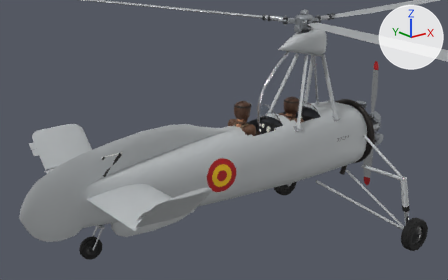
The Blender file blender/cierva_c30a.blend, before and after one commit.
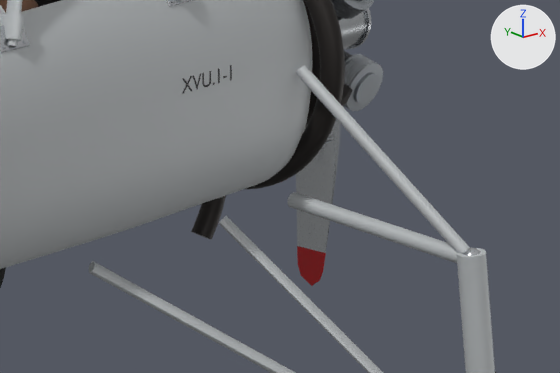
The first picture shows the older version from a camera (50 mm lens) standing at (-6.38, -6.15, 2.83) and looking at (-1.35, 0.14, 0.31). The close-ups show the older and then the newer version on the part from 66% to 95% of the width and 43% to 73% of the height of that picture. Only the edits that show in the close-ups are written down. The lights are fixed; the arrows at upper right show +X, +Y and +Z.

Script lines for the objects in view, before the commit:
```python
me_airframe = bpy.data.meshes.new('airframe')
me_airframe.from_pydata(...)  # 32276 vertices, 31873 faces; spans x -4.28..1.61, y -1.53..1.53, z -1.29..1.72
me_airframe.materials.append(mat_paint_white)  # light grey #bcc0c2
me_airframe.materials.append(mat_interior)  # dark grey #3c4046
me_airframe.materials.append(mat_seat)  # brown #3b2618
me_airframe.materials.append(mat_panel)  # black #0e0f10
me_airframe.materials.append(mat_metal_frame)  # light grey #c9ccd0
me_airframe.materials.append(mat_gauge_face)  # white #e9e6da
me_airframe.materials.append(mat_paint_dark)  # black #121314
me_airframe.materials.append(mat_rubber)  # black #141414
me_airframe.materials.append(mat_btn_black)  # black #0c0d0f
me_airframe.materials.append(mat_engine)  # grey #9ea3a8
me_airframe.materials.append(mat_engine_dark)  # dark grey #3a3d41
me_airframe.materials.append(mat_exhaust)  # black #2b2725
me_airframe.materials.append(mat_paint_accent)  # red #b5161b
me_airframe.materials.append(mat_roundel_yellow)  # yellow #f1bf00
me_airframe.materials.append(mat_flash_white)  # white #f2f2ee
me_prop = bpy.data.meshes.new('prop')
me_prop.from_pydata(...)  # 749 vertices, 824 faces; spans x -0.11..0.12, y -0.12..0.12, z -1.07..1.07
me_prop.polygons.foreach_set('use_smooth', [True] * 824)
# faces by material slot: [422, 126, 228, 48]
me_prop.materials.append(mat_prop_metal)  # light grey #c4c8cb
me_prop.materials.append(mat_paint_accent)  # red #b5161b
me_prop.materials.append(mat_metal_frame)  # light grey #c9ccd0
me_prop.materials.append(mat_engine_dark)  # dark grey #3a3d41
ob_airframe = bpy.data.objects.new('airframe', me_airframe)
ob_airframe.location = (0.0, 0.0, 0.0)
ob_prop = bpy.data.objects.new('prop', me_prop)
ob_prop.location = (1.63, 0.0, 0.02)
```
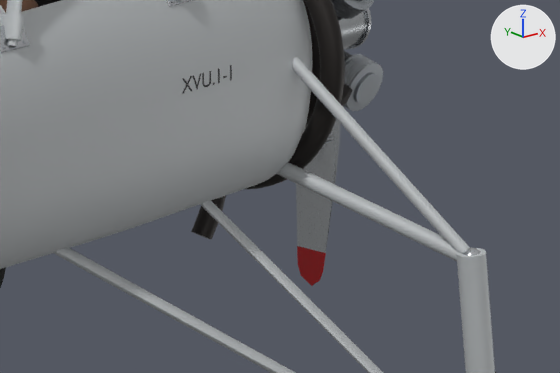
The change, as a diff of the scene's bpy script:
```diff
--- a/blender/cierva_c30a.blend.py
+++ b/blender/cierva_c30a.blend.py
@@ me_airframe @@
 # used by ob_airframe; location = (0.0, 0.0, 0.0)
-me_airframe.from_pydata(...)  # 32276 vertices, 31873 faces; spans x -4.28..1.61, y -1.53..1.53, z -1.29..1.72
+me_airframe.from_pydata(...)  # 32976 vertices, 32831 faces; spans x -4.28..1.61, y -1.53..1.53, z -1.29..1.72
+# me_airframe part 1: 96 vertices moved from x -0.03..1.02, y -0.44..0.44, z -0.49..0.09 to x -0.14..1.02, y -0.38..0.38, z -0.4..0.13
+# other edits to the shape of me_airframe do not show in these pictures
 me_airframe.materials.append(mat_paint_white)
@@ me_airframe @@
 me_airframe.materials.append(mat_metal_frame)
-me_airframe.materials.append(mat_gauge_face)  # white #e9e6da
 me_airframe.materials.append(mat_paint_dark)
```

Location of each change, [x1, y1, x2, y2] in pixels of the close-ups (560 x 373 px; the box of a moved part takes in the faces that stretch with it):
part 1 of me_airframe, moved or reshaped
    before: [89, 65, 470, 373]
    after: [53, 57, 470, 373]
